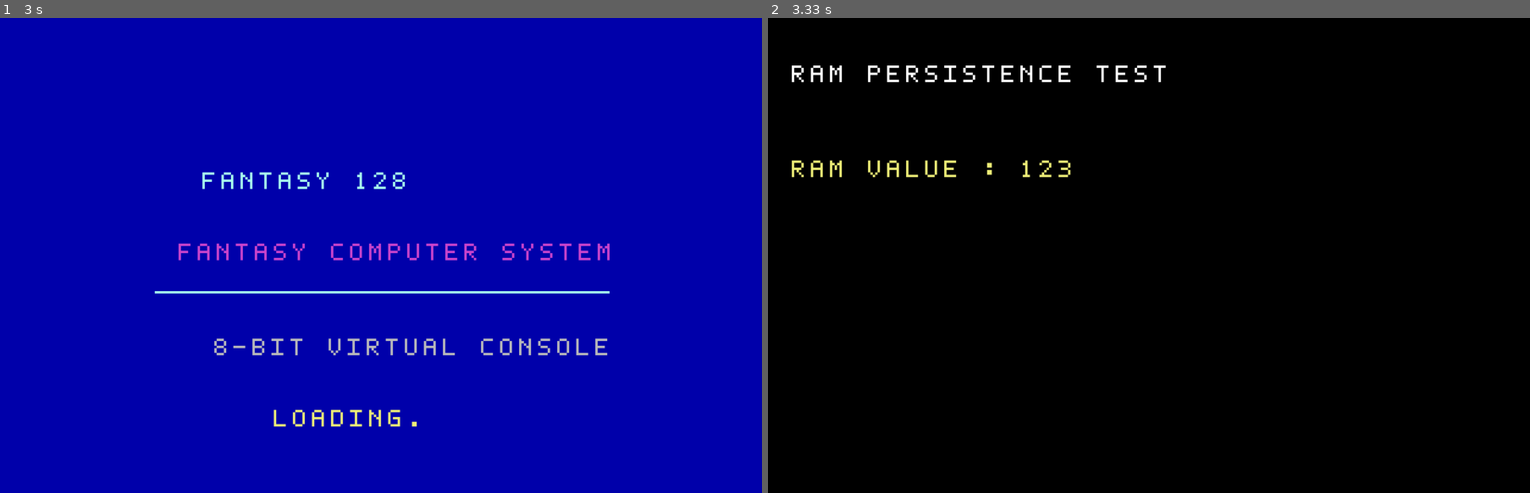
Above: before the commit, frames 1-2 (left to right).
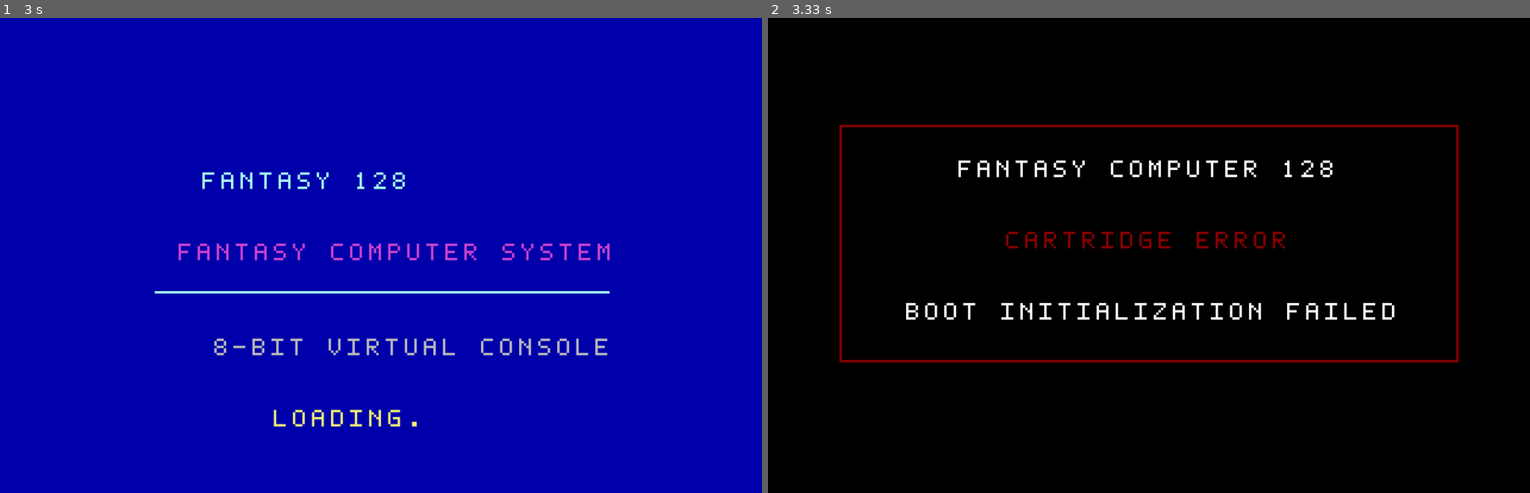
Above: after the commit, the same moments.

Repository: Christever/FantasyComputer128
Game: LÖVE game, started from main.lua
The game is run twice, just before and just after one commit, with the same random seed, the same clock (stepped at 60 frames per second) and the same inputs.
Inputs:
- Up to frame 1 (3 s): no input
- Up to frame 2 (3.33 s): no input

Frame 1 is identical in both runs. In frame 2, 4.4% of the frame differs, in the area x 3-91%, y 9-73%.

Commit message:
Ajoute la gestion des erreurs de cartouche lors de l'initialisation et met à jour le registre des indicateurs dans le CPU.

Diff:
--- a/cartridges/main.lua
+++ b/cartridges/main.lua
@@ -1,15 +1,7 @@
+function BOOT()
+    error("ERREUR DE TEST BOOT")
+end
 function FAN128()
-
     cls(0)
-
-    local value = peek(0x4000)
-
-    if value == 0 then
-        poke(0x4000, 123)
-        value = peek(0x4000)
-    end
-
-    print("RAM PERSISTENCE TEST", 10, 20, 1)
-    print("RAM VALUE : " .. value, 10, 60, 7)
-
+    print("FAN128 EXECUTE", 10,30,2)
 end
--- a/system/Program.lua
+++ b/system/Program.lua
@@ -60,6 +60,18 @@
         print("Erreur d'execution :", result)
         return false
     end
+    -- Initialisation de la cartouche
+    if environment.BOOT then
+        local bootSuccess, bootError = pcall(environment.BOOT)
+
+        if not bootSuccess then
+            print("Erreur BOOT :", bootError)
+            self.fan128 = nil
+            self.loaded = false
+            self.errorMessage = bootError
+            return false
+        end
+    end
 
     self.fan128 = environment.FAN128
     self.loaded = true
--- a/system/System.lua
+++ b/system/System.lua
@@ -43,10 +43,11 @@
     self.memory = Memory.new()
     MemoryAPI.init(self.memory)
 
-    self.cpu   = CPU.new(self.memory)
-    self.video = Video.new(self.memory)
-    self.input = Input.new()
-    self.audio = Audio.new()
+    self.cpu            = CPU.new(self.memory)
+    self.video          = Video.new(self.memory)
+    self.input          = Input.new()
+    self.audio          = Audio.new()
+    self.cartridgeError = nil
 
     self.video:init()
     self.input:init()
@@ -150,7 +151,11 @@
         self.startup:draw(self.video)
 
         if self.startup.finished then
-            self.cartridge:load(Config.CARTRIDGE_PATH)
+            local success = self.cartridge:load(Config.CARTRIDGE_PATH)
+
+            if not success then
+                self.cartridgeError = self.program.errorMessage
+            end
         end
     else
         self.program:update(dt)
@@ -161,6 +166,15 @@
 
 --- Dessine l'image de la console.
 function System:draw()
+    if self.cartridgeError then
+        self.video:clear(0)
+        self.video:drawText(80, 60, "FANTASY COMPUTER 128", 1)
+        self.video:drawText(100, 90, "CARTRIDGE ERROR", 2)
+        self.video:drawText(58, 120, "BOOT INITIALIZATION FAILED", 1)
+
+        self.video:drawRect(30, 45, 260, 100, 2)
+    end
+
     self.video:draw()
 end
 
--- a/system/cpu/CPU.lua
+++ b/system/cpu/CPU.lua
@@ -102,6 +102,7 @@
     end
 
     self.flags.P = (count % 2 == 0)
+    self:updateFlagsRegister()
 end
 
 function CPU:updateParity16(value)
@@ -116,6 +117,27 @@
     end
 
     self.flags.P = count % 2 == 0
+    self:updateFlagsRegister()
+end
+
+function CPU:updateFlagsRegister()
+    self.F = 0
+
+    if self.flags.Z then
+        self.F = bit.bor(self.F, 0x01)
+    end
+
+    if self.flags.C then
+        self.F = bit.bor(self.F, 0x02)
+    end
+
+    if self.flags.S then
+        self.F = bit.bor(self.F, 0x04)
+    end
+
+    if self.flags.P then
+        self.F = bit.bor(self.F, 0x08)
+    end
 end
 
 -- Exécuter une instruction
